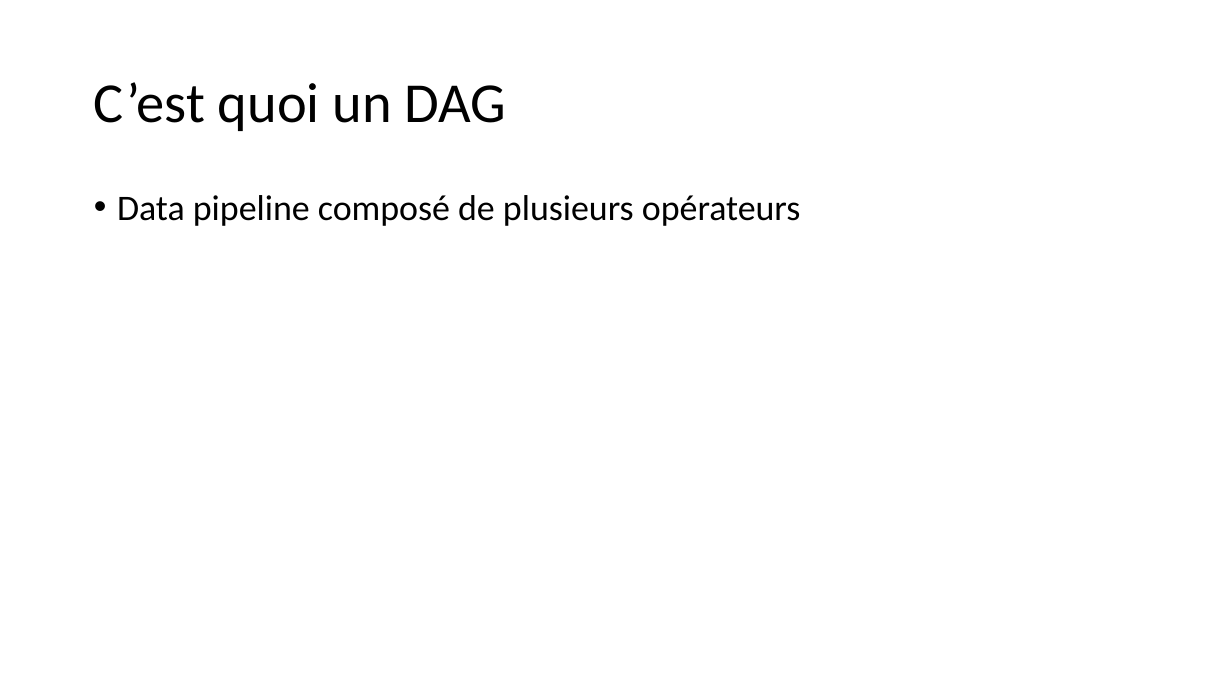
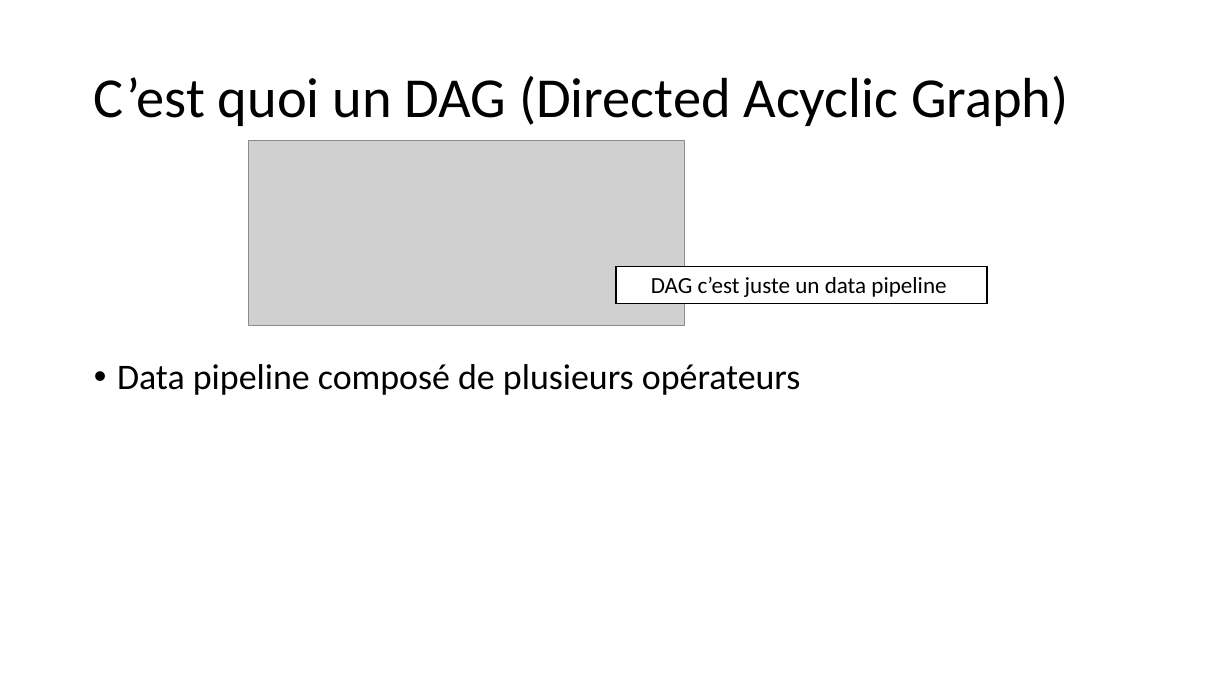
Before and after one commit to linkingas/airflow, a slide deck: slide 5 of airflow.pptx. Drawn at 1232x693 pixels with LibreOffice and Linux fonts; fonts in the diff are those of the drawing; grey boxes stand for pictures. Boxes give left, top, right and bottom in pixels: in the first picture for what was removed or moved away, otherwise in the second. Text is boxed around its words. In the diff, an @@ line names an element or a change of style, - is before the commit and + after.

```diff
--- a/airflow.pptx
+++ b/airflow.pptx
@@ title at (x1=94, y1=76, x2=1069, y2=126): text changed @@
-C’est quoi un DAG
+C’est quoi un DAG (Directed Acyclic Graph)
@@ picture added at (x1=249, y1=140, x2=685, y2=325) @@
@@ rectangle added at (x1=616, y1=266, x2=988, y2=303), fill #FFFFFF, outline #000000 1 pt, 18 pt, text #000000 @@
+DAG c’est juste un data pipeline
@@ text "Data pipeline composé de plusieurs ..." moved from (x1=117, y1=195, x2=801, y2=226) to (x1=117, y1=364, x2=801, y2=395) @@
```
Also in this commit, not shown: 2 other slides changed, 2 slides added, 1 slide removed, 3 other files.
